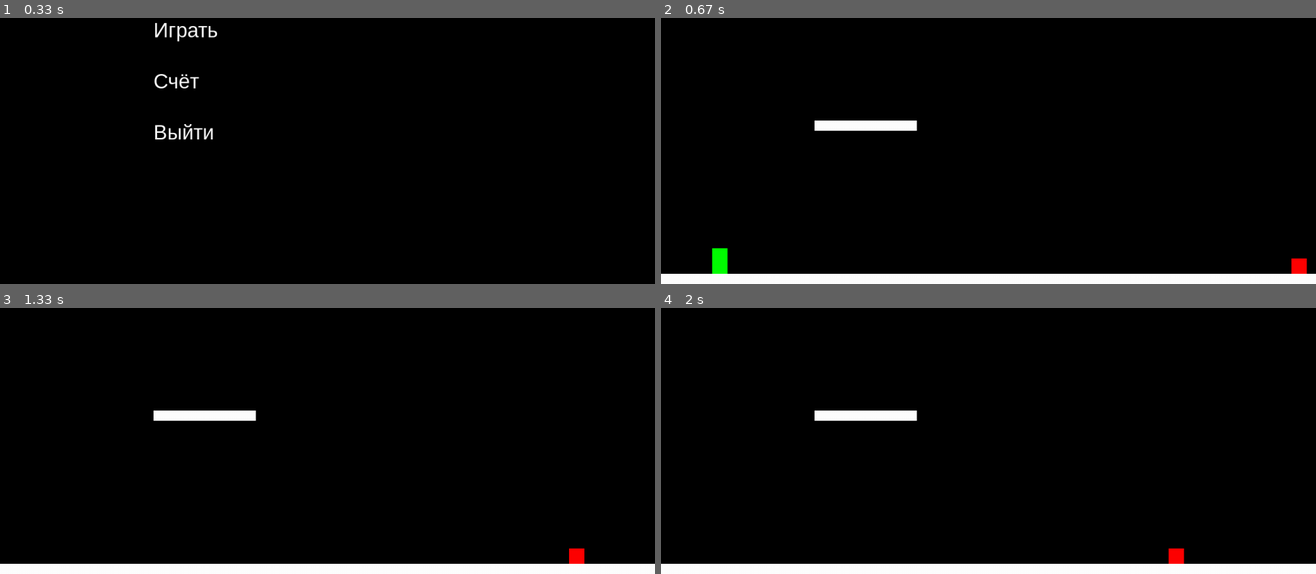
Above: before the commit, frames 1-4 (two rows, left to right).
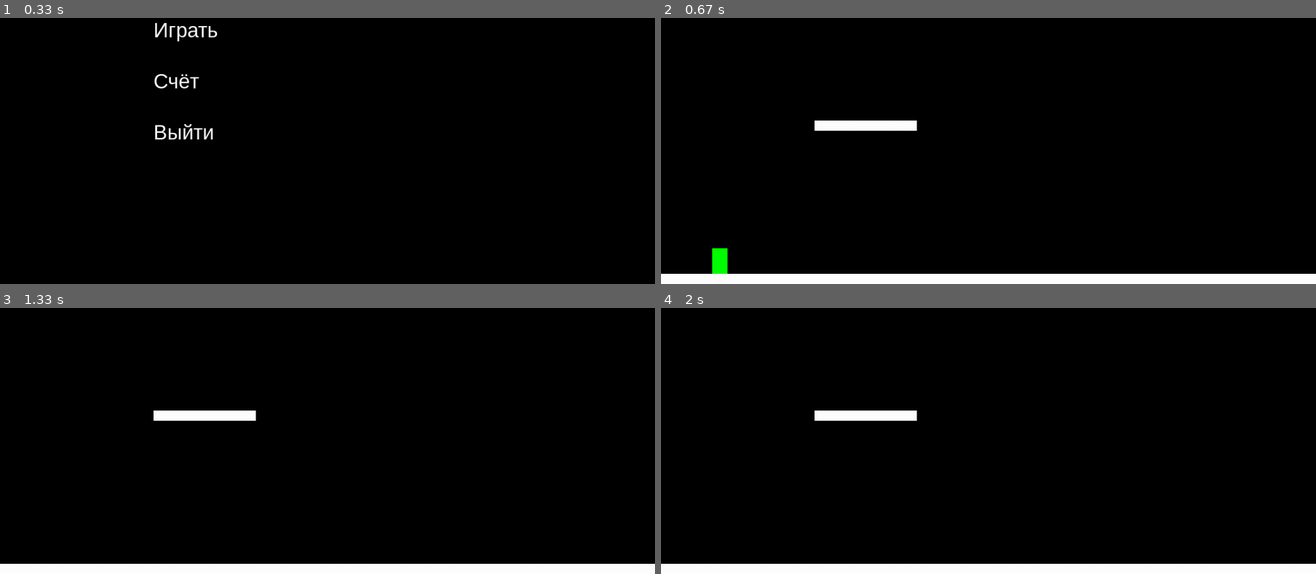
Above: after the commit, the same moments.

Repository: asidjasodpi/IP-PyGame
Game: pygame game, started from main.py
The game is run twice, just before and just after one commit, with the same random seed, the same clock (stepped at 60 frames per second) and the same inputs.
Inputs (mouse positions are in pixels of both pictures, inside the frame that each line leads up to):
- Up to frame 1 (0.33 s): no input
- Up to frame 2 (0.67 s): click "Играть" at 0.38 s
- Up to frame 3 (1.33 s): hold Right 0.67-1.13 s; move the mouse to (301, 406) at 0.7 s; hold Right from 1.17 s (still down); tap Space at 1.23 s
- Up to frame 4 (2 s): tap Space at 1.53 s; release Right at 1.63 s

Frame 1 is identical in both runs. In frame 2, 0.1% of the frame differs, in the area x 96-99%, y 90-97%; in frame 3, 0.1%; in frame 4, 0.1%.

Commit message:
Add files via upload
Скрипт обновлён

Diff:
--- a/enemy.py
+++ b/enemy.py
@@ -4,8 +4,9 @@
 class Enemy(pygame.sprite.Sprite):
     def __init__(self, x, y):
         super().__init__()
+
         self.image = pygame.Surface((30, 30))
-        self.image.fill(R)
+        self.image.fill(RED)
         self.rect = self.image.get_rect()
         self.rect.x = x
         self.rect.y = y
@@ -14,28 +15,43 @@
 
     def update(self):
         self.rect.x += self.speed * self.direction
-        if self.rect.right < 0 or self.rect.left > WIDTH:
+        if self.rect.right < 0 or self.rect.left > SCREEN_WIDTH + 1000:
             self.kill()  # Удаляем врагов за экраном
 
 class WaveSystem:
     def __init__(self):
+        self.is_waiting = False       # ждём ли начала новой волны
+        self.wait_start_time = 0
         self.wave = 0
         self.max_waves = 3
         self.enemies = pygame.sprite.Group()
         self.last_wave_time = 0
 
     def spawn_wave(self):
-        if pygame.time.get_ticks() - self.last_wave_time > WAVE_DELAY or self.wave == 0:
-            self.wave += 1
-            for i in range(3 + self.wave * 2):
-                enemy = Enemy(WIDTH, HEIGHT - 50)
-                self.enemies.add(enemy)
-            self.last_wave_time = pygame.time.get_ticks()
+
+        self.wave += 1
+        self.enemies.empty()  # очистка прошлых врагов
+        for i in range(3 + (self.wave) * 2):  # 3, 5, 7 врагов
+            x = SCREEN_WIDTH + i * 60
+            enemy = Enemy(x, SCREEN_HEIGHT - 50)
+            self.enemies.add(enemy)
+        print(f"Спавн волны {self.wave}: {len(self.enemies)} врагов")
+        self.last_wave_time = pygame.time.get_ticks()
+        self.is_waiting = False
 
     def update(self):
-        if self.wave < self.max_waves:
-            self.spawn_wave()
-        elif len(self.enemies) == 0:
+        if self.wave >= self.max_waves and len(self.enemies) == 0:
             return "win"
+
+        # Если враги побеждены и ещё есть волны
+        if not self.is_waiting and len(self.enemies) == 0 and self.wave < self.max_waves:
+            self.is_waiting = True
+            self.wait_start_time = pygame.time.get_ticks()
+
+        # Ждём перед следующей волной
+        if self.is_waiting:
+            if pygame.time.get_ticks() - self.wait_start_time >= WAVE_DELAY:
+                self.spawn_wave()
+
         self.enemies.update()
         return "game"
